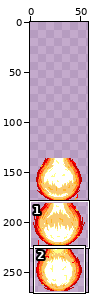
Sprite sheet, stored at Skills/ProminenceFlash/ProminenceFlashWave.png. The picture above shows the old version from afar; the outline marks the close-up.
Close-up. First the earlier version:
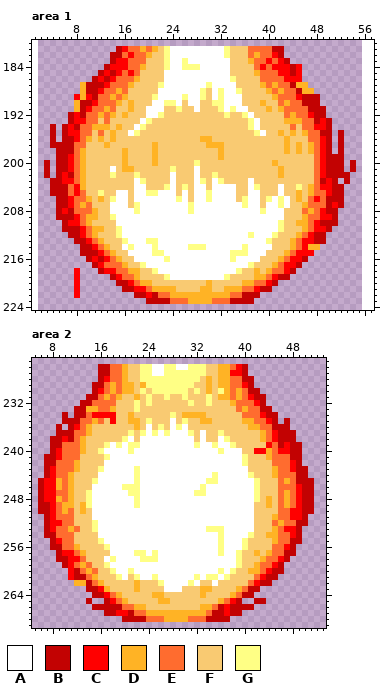
The file is 108x270 pixels, drawn in blocks of 2x2; one block is one cell here. Shown: area 1: x 1..57, y 180..224; area 2: x 5..53, y 225..269. The old version is drawn lined up with the new one, on the new canvas. The commit also changed other parts of the picture, which this record leaves out.
Palette (. is transparent): A #ffffff  B #c20202  C #ff0000  D #ffb325  E #ff6c2f  F #f9ca72  G #ffff85
Pixels before, area 1 (only the part around the change), first column x 1:
180 .........................................................
181 ..............BCEEDEDFGAAAAAAAAAGFFFEEEEBB...............
182 .............BBECEEDFFGAAAAAAAAAGFFFEDEECB...............
183 .............BCCEEEFFFGAAGAAAAAAAFFFDEECECB..............
184 ............BCCCEEDFFFGAAGGGAAAAAFFFFECECCCBC............
185 ...........BCBCECEFFFFAAAAAAAAAAAFFFFDEEECCBC............
186 ..........BCBCEEEDFFFFAAAAAAAAAAAGFFFFEEEECCC............
187 ........DBBBCEEEDFFFFGAAAAAAAGAAAAFFFFDEDEEBDD...........
188 ........DBBCEEDEFFFFFAAAAAAAGFAGAAGFFFFDEDEEBDD..........
189 .......CDCBEEDEDFFFFGAAAAGAAGFAGAAAFFFFFDEEECBBB.........
190 .......DBBCEEEDFDFFFAAGGAFAAFFGGAAAFFFDFFEDEEBBB.........
191 .......DBCEEDEFFDFFAAAFFGFFAFFFGAGAAFFFDFDEEEEBBB........
192 ......BCBEEDEDFDFFFAAGFFFFFFFFFFGFFGAFFFFFEDEECBB........
193 ......BCCEEFEFFFFFAGFFFFFFFFFFFFFFFFGAFFFFDDDEEBCB.......
194 ...B.BCBEEDDDFDFFAGFFFFFFFFFFFFFFFFFGAFFFFFEFEECCB.......
195 ...B.BCCEEFEFDFFAGFFFFFFFFFFFFFFFFFFFGAFFDFDFDEEBB.B.....
196 ...B.BBCEDFDFDFFFFFFFFFFFFFFDDFFFFFFFFFFFFDFFFEECB.B.....
197 ...BBBBEEFFFDFFFFFFFDFFFFFFFFDDDFFFFFFFFFFDFDFDECB.B.....
198 ....BBBEDFFFFFFDFFFFDFFFFFFFFFFDFFFFFFFFFFDFDFDECB.B.....
199 ....BBCEDFFFFFFDFFFFDFFFFFFFFFFDFFFFFFFFFFFFFFFECBBB.....
200 ..B.BBCEDFFFFFFDFFFFDFFFFFFGFFFFFFFFFFFFDFFFFFFECBBB.B...
201 ..B.BBCEDFFFFAFDDFFFFFFGFFFAFFFFFFFFFFFFFDFFFFFECBBB.B...
202 ..B.BCBEDFFFFGFFFGFFFFFAFFFAFFGFFFFFFFFFFDFFFFFECBBBB....
203 ...BBCCEDFFFFFFFFAGFFFFAFFFAGFAGFFFFAFFFFFFFFFFEBCB.B....
204 ...BBBECDFFFFFFFFAAFFFGAFGFAAFAAAAFFAGFFFAFFGFDECCBB.....
205 ...BBBECEFFGFFAAFAAGGAAAFAFAAGAAAAFFAAFFFAFFDFDEECBB.....
206 ....BBCEEDFDFGAAFAAAAAAAGAFAAGAAAAFGAAFGAGAFDFECEBBB.....
207 ....BBCEDEFFFAAAFGAAAAAAAAGAAAAAAAAGAAFAAGAFFDEEEBCB.....
208 ....BCBEEEDFFAAAAGAAAAAAAAGAAAAAAAAAAAGAAAFFFEDECBB......
209 ....BBBCEDDFFGAAAAAAAAAAAAAAAAAAAAAAAAAAAAFFFDEECCB......
210 .....BCCEDFFFFAAAAAAAAAAAAAAAAAAAAAAAAAAAGFFDDECBBB......
211 .....BBBCEDDFFGAAAAAAAAAAAAAAAAAAAAAAAAAAGFFFDECCB.......
212 ......BBCEDFFFGAAAAAAAAAAAAAAAAAAAAAGAAAGFFFDECBB........
213 .......BBCEDFFFGAAAGGAAAAAAAAAAAAAAAAAAGFFFDECCBB........
214 ........BBCEDFFAGAAAGAAAAAGGGAAAAAAGAAAAFFFDECDD.........
215 ........BBBCEDFFAAAAGGAAAAAAAAAAAGGGAAAFFFDECCC..........
216 .........BCBCEDFFAAAAAGAAAAAAAAAAGAAAAFFFDECCB...........
217 ..........BCEEEDFFGAAAAAAAAAAAAAAAAAGFFFDECCB............
218 .......C...BCCEEDDFFGAAAAAAAAAAAAAGFFDFDEECB.............
219 .......C.....BCEEDFFFFGAAAAAAAAAGFFFFDDECBB..............
220 .......C......BBCEDDFFFFFFFFFDFFFFFDDEECB................
221 .......C.......BBCCEDDDDFFFFDDFFDDDEECBB.................
222 .......C.........BBCBEEDDDDDDDDDDEEBBB...................
223 ...................BBBBEEEDDDDEEEBBBB....................
224 .........................................................
Pixels before, area 2, first column x 6:
226 ..........BBEEDFFGGAAGGAAGGGFFDDECB...........
227 ..........BBEEDFFGGAAGGGGGGGFFDDCCB...........
228 ..........BCEEDFFGGGGGGGGGGFDFDDEEBB..........
229 .........BBEDEDDFDGGGGGGGGFFDFDDEECB..........
230 .........BCEDEDDFGFGGGGGGFGFDFGDEDEBB.........
231 ........BBEDEDFFDFGFFGFFGFFFGFDDEDECBB........
232 .......BBEEEEFFFGFGFFFFFFGFFGFFFDEEECB........
233 ......BBDDEEDFFFGFFFFFFFFFFFFFFFFEDEEBB.......
234 ....B.BBECCCCFFDFFFFFFGFDDDDFFFFFFEEECBB......
235 ....BBBEEDEFCFFDDFGFFFAFGFFDDFFFFFDDEECB.B....
236 ...B.BCEDFFFFFFFDFAFGFAGAFFFFFFFFFFDDEEBBB....
237 ...BBBEEDFFFFFFGFGAGAGAAAGFAFFGFFFFFFDECBBB...
238 ..BBCBEDFFFFFFGAFAAAAAAAAAFAFFAGFFFFFDECBBB...
239 ..BBEEEDFFFGAGAGGAAAAAAAAAGAAGAAGFFFFFCEBCBB..
240 ..BCEEEDFFGAAAAGAAAAAAAAAAAAAAGAAAFFCCDECCBB..
241 .BBCEEEFFFFGAAAAAAAAAAAAAAAAAAAAAAGFFFDEEEBB..
242 .BBEEEDFFFFAAAAAAAAAAAAAAAAAAAAAAAGFFFFEEECB..
243 .BCEEEDFFFGAAAAAGAAAAAAAAAAAAAAAAAAFFFFDEECBB.
244 .BCEEDFFFFAAAAAAGAAAAAAAAAAAAGAAAAAGFFFDEEEBB.
245 BCCDEDFFFGAAAAAAGAAAAAAAAAAAGGAAAAAAGFFFEDEBBB
246 BCCDEDFFFAAAAAGGGAAAAAAAAAAGAAAAAAAAGFFFEEECBB
247 BCCEEDFFGAAAAAAGGAAAAAAAAAGGAAAAAAAAGFFFEDECBB
248 BCCDEDFFGAAAAAAAGAAAAAAAAAAAAAAAAAAAGFDFEDECBB
249 BBCEDDFDGAAAAAAAGAAAAAAAAAAAAAAAAAAAFFDFEDECBB
250 BBCEDEFDFAAAAAAAAAAAAAAAAAAAAAAAAAAAFFFFEECCBB
251 .BCEEEFFFAAAAAAAAAAAAAAAAAAAAAAAAAAAFFFDEECCB.
252 .BCCEEFFFGAAAAAAAAAAAAAAAAAAAAAAAAAAFFFEDEEBB.
253 .BCEEDEFFGAAAAAAAAAAAAAAAAAAGGGAAAAAFFFDECCB..
254 .BBEEEFFFFAAAAAAAAAAAAAAAAAAAAGAAAAGFFDDEECB..
255 ..BCEEFFFFGAAAAAAAAAAAAAAAAAAAGAAAGFFFFDEEBB..
256 ..BBEEDFFFFGAAAAAAAAAAAAAAAAAAGAAAGFFFFEECB...
257 ...BCCEDFFFFAAAAGGAGAAAAAAAAAAGAAGFFDFDEEBB...
258 ...BBCCEFFFAGAAAAGGGAAAAAAAAAAAAAGFFFDEECB....
259 ....BCEDEFFGAAAAAAAAAAAAAAAAAAAAAGFFDEECB.....
260 .....CBEDEFFGAAGAAAAAAAAAAAAAAGAGFFDDECBB.....
261 .....CBBEDFFFGAFGAAGAAAAAAGAGGAGFFFFECBB......
262 ......DDBEDFFFFFDFFFGAAAAGAFFAFFFFFECBB.......
263 ........BBCDFFFFDFFFFAAAFFFDDFFFFDEBB.........
264 .........BBCEDFFFFFDDFFFFFFDFFFFDEBB..........
265 ........B..BCEDFFFFFDDFFFFFFFFDECB..BB........
266 .........BBBBBEEDDFFFFFFFFFDDEBCBBBB..........
267 ...........BBCCBEEDDDDDDDDDDEBBCBB............
268 ..............BBBBEEEDDDDEEEBBBB..............
After:
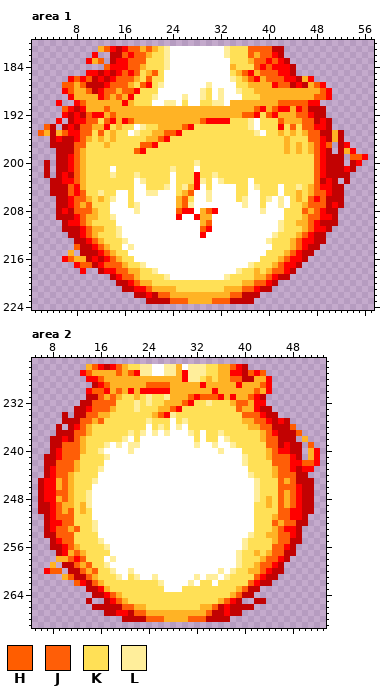
Colours new in this view: H #ff5d00  J #ff5e07  K #ffe056  L #ffee9b
Difference:
canvas 54x135 -> 58x270, the old top-left corner now at 2,135
Changed rows in their new state; - is an unchanged pixel.
Area 1:
first column x 2:
181 ----------DHC--JJ-J-KL---------LKKKJJJJ----------------
182 ---------C----J-JJ-KKL---------LKKKJ-JJ----------------
183 --------CDH----JJJKKKL--A-------KKK-JJ-J---------------
184 -----------H---JJ-KKKL--AAA-----DKKKJ-J----.-----------
185 --------CC----J-JKDHK-----------KDHC-JJJ---.-----------
186 -----CHCH----JJJ-KHKK-----------LKDHCDJJJ--BDC---------
187 ----HHDH----JJJ-KHCKL-------L----KKDD-DCJJ-CBDHC-------
188 ----CHD-H--JJ-JHCKKK-------LK-L--LKKDD-D-DDD--DHC------
189 -----CD-DDCJ-J-CKKKL----L--LK-L---KKKDD-DDDDDDHHC------
190 ---C--CHDDDDD-C-KKK--LL-K--KKLL-DDDDD-DDHHHHHCC--------
191 ----HCBCDDDHDDD-DDDDDDDDDDDDDDDDDDDDHC-HCCDCJ----------
192 ----C---JCCDHD-DDDDDDDDDDDDDDDDDDDHHCKHCDD-JJ----------
193 ---C----JJKJCDCHDDDDDDDDDDDHCCCCKKKL-KKKH---JJ---------
194 -H-----JJ--CK-KK-LKKDDDDHCKKKKKKKKKL-KKKCKJKJJ---------
195 HD-DH--JJKJK-KK-LKKDDHHCKKKKKKKKKKKKL-KK-K-K-JJ--D-----
196 ---C---J-K-K-KKKKKDDHCKKKKKKKKKKKKKKKKKKK-KKKJJ--D-----
197 ------JJKKK-KKKKKHHCKKKKKKKKKKKKKKKKKKKKK-K-K-J-H--C---
198 ------J-KKKKKKKKHCKKKKKKKKKKKKKKKKKKKKKKK-K-K-J----DC--
199 ------J-KKKKKKKKKKKKKKKKKKKKKKKKKKKKKKKKKKKKKKJ-----HHC
200 ------J-KKKKKKKKKKKKKKKKKKLKKKKKKKKKKKKKKKKKKKJ------C-
201 ------J-KKKK-KKKKKKKKKLKKK-KKKKKKKKKKKKKKKKKKKJ----C---
202 ------J-KKKKLKKKLKKKKK-KKKCKKLKKKKKKKKKKKKKKKKJ--------
203 ------J-KKKKKKKK-LKKKK-KKKCLK-LKKKK-KKKKKKKKKKJ--------
204 -----J--KKKKKKKK--KKKL-KLDC-K----KK-LKKK-KKLK-J--------
205 -----J-JKKLKK--K--LL---KDH--L----KK--KKK-KK-K-JJ-------
206 ------JJ-K-KL--K-------DHK--L----KL--KL-L-K-KJ-J-------
207 ------J-JKKK---KL------DHL--------L--K--L-KK-JJJ-------
208 ------JJJ-KK----L------HCC-DHC-------L---KKKJ-J--------
209 -------J--KKL----------C--CDD------------KKK-JJ--------
210 -------J-KKKK--------------DH-----------LKK--J---------
211 --------J--KKL-------------HC-----------LKKK-J---------
212 --------J-KKKL-------------C-------A---LKKK-J----------
213 ---------J-KKKL---AA------------------LKKK-J-----------
214 ------H---J-KK-L---A-----AAA------A----KKK-J-BB--------
215 -----D-----J-KK----AA-----------AAA---KKK-J-BB---------
216 ----CHDD----J-KK-----A----------A----KKK-J-------------
217 ------CHH--JJJ-KKL-----------------LKKK-J--------------
218 ------.C-----JJ--KKL-------------LKK-K-JJ--------------
219 ------.-------JJ-KKKKL---------LKKKK--J----------------
220 ------.---------J--KKKKKKKKKKKKKKK--JJ-----------------
221 ------.-----------J----KKKKKKKK---JJ-------------------
222 ------.-------------JJ----------JJ---------------------
223 ----------------------JJJ----JJJ-----------------------
Area 2:
first column x 7:
226 -------DHC-CJ-KKLL--LLD-LLLKK--J--------------
227 ------CHDDDDH-HCLL--LLDCLLLKK-----HCH---------
228 -------CCHDDD-DDDDDDDDDCLLK-K--JJ--DDC--------
229 ---------CH-D--D-HHHHDDDDDC-D--DCDDDHC--------
230 -------CHHC-J-CDCCCCCDDDDDD-CD-D-DDHDC--------
231 ---------J-J-KK-KLKKLDDDHCHHHC-C-DHC----------
232 --------JJJJKKKLKLKKDDDHCKKLKKK-JJD-C---------
233 -------CJJJ-KKKLKKKDDHCKKKKKKKKKJ-DC----------
234 -------JJDDKKKKKKKDHCLKKKKKKKKKKKJJJ----------
235 ------JJ-JKKKKKKKLKKK-KLKKKKKKKKK--JJ--C------
236 ------J-KKKKKKKKK-KLK-L-KKKKKKKKKK--JJ---H----
237 -----JJ-KKKKKKLKL-L-L---LK-KKLKKKKKK-J----H---
238 -----J-KKKKKKL-K---------K-KK-LKKKKK-JJ----D--
239 ---JJJ-KKKL-L-LL---------L--L--LKKKKKJJ-----H-
240 ---JJJ-KKL----L--------------L---KKKK-J-----DC
241 ---JJJKKKKL----------------------LKKK-JJJC--DC
242 --JJJ-KKKK-----------------------LKKKKJJJ-CHHC
243 --JJJ-KKKL-----A------------------KKKK-JJ--CC-
244 --JJ-KKKK------A------------A-----LKKK-JJJ----
245 ---J-KKKL------A-----------AA------LKKKJ-J----
246 ---J-KKK-----AAA----------A--------LKKKJJJ----
247 --JJ-KKL------AA---------AA--------LKKKJ-J----
248 ---J-KKL-------A-------------------LK-KJ-J----
249 --J--K-L-------A-------------------KK-KJ-J----
250 --J-JK-K---------------------------KKKKJJ-----
251 --JJJKKK---------------------------KKK-JJ-----
252 ---JJKKKL--------------------------KKKJ-JJ----
253 --JJ-JKKL------------------AAA-----KKK-J------
254 --JJJKKKK--------------------A----LKK--JJ-----
255 ---JJKKKKL-------------------A---LKKKK-JJ-----
256 ---CJ-KKKKL------------------A---LKKKKJJ------
257 ----DJ-KKKK----AA-A----------A--LKK-K-JJ------
258 --DDJ-JKKK-L----AAA-------------LKKK-JJ-------
259 -D--BJ-JKKL---------------------LKK-JJ--------
260 CHH-B-J-JKKL--L--------------L-LKK--J---------
261 ---DH--J-KKKL-KL--L------L-LL-LKKKKJ----------
262 -----HC-J-KKKKKKKKKL----L-KK-KKKKKJ-----------
263 -----------KKKKKKKKK---KKKKKKKKK-J------------
264 -----------J-KKKKKKKKKKKKKKKKKK-J-------------
265 ------------J-KKKKKKKKKKKKKKK-J---------------
266 -------------JJ--KKKKKKKKK--J-----------------
267 ---------------JJ----------J------------------
268 -----------------JJJ----JJJ-------------------
Boxes around the changes in both close-ups, in picture pixels (x1, y1, x2, y2):
changed: (38, 46, 368, 304)
changed: (44, 364, 320, 622)
